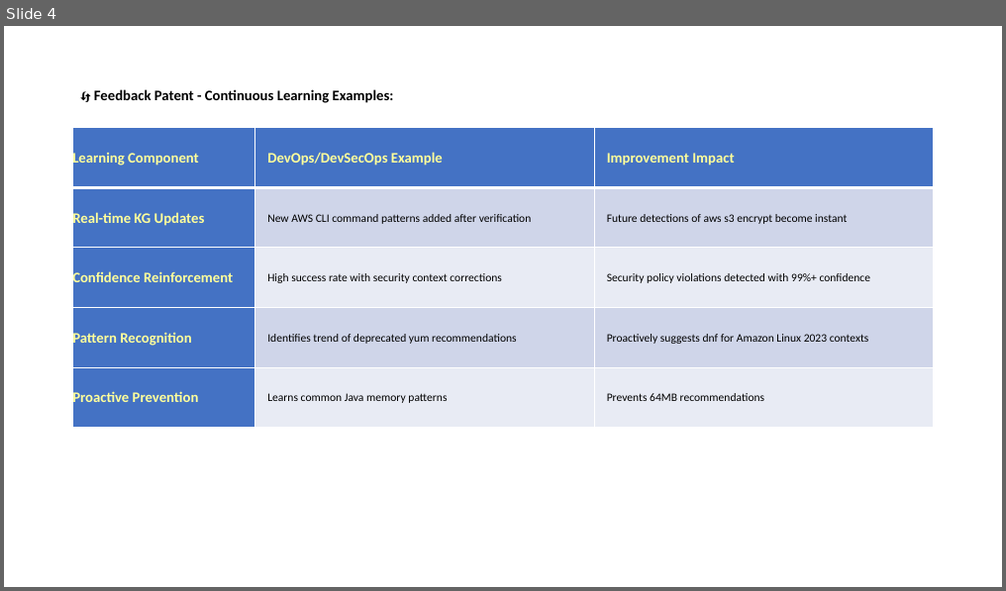
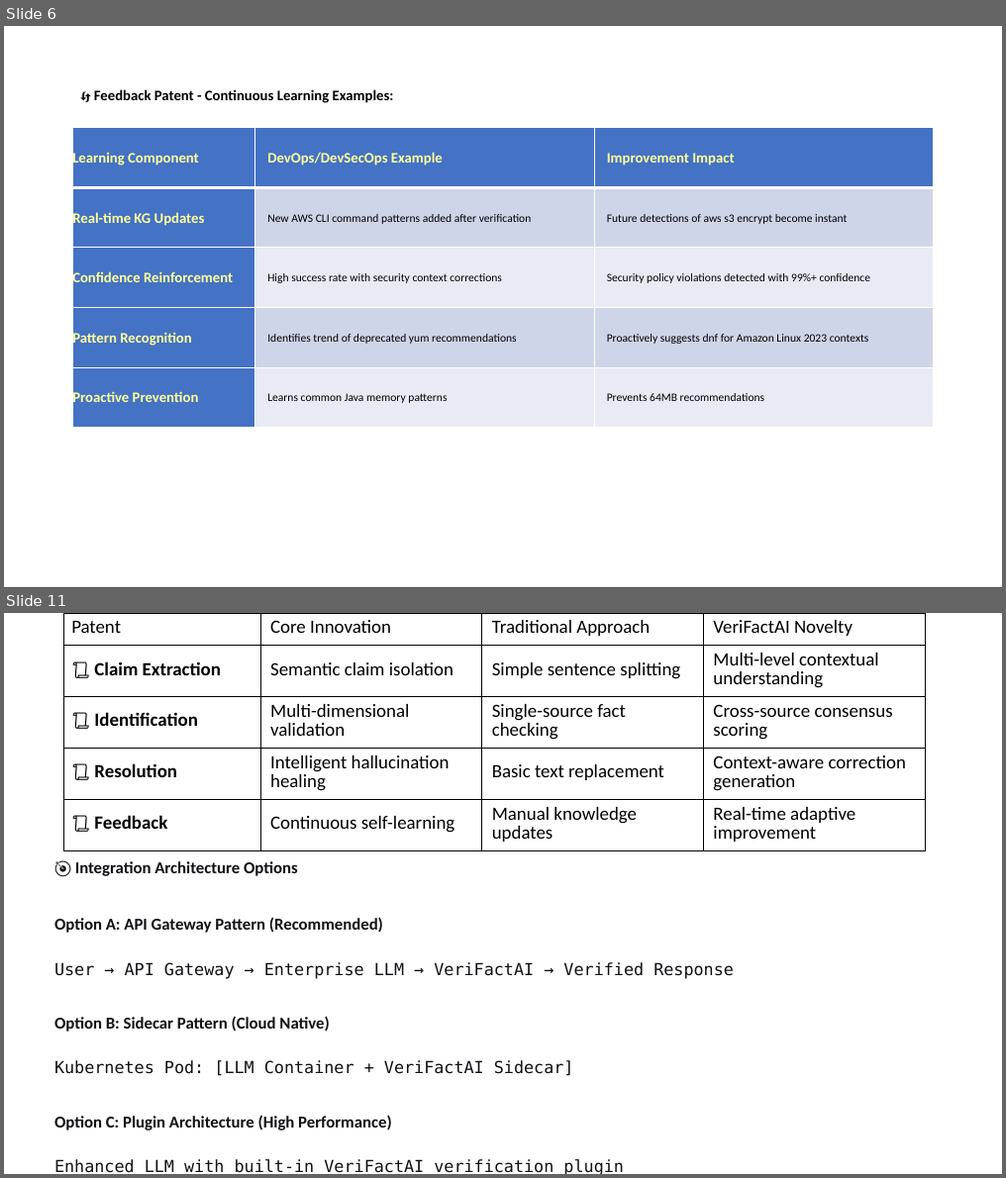
Before and after one commit to KamleshKG/hello_world_app, a slide deck: VeriFactAI-Presentation.pptx. Shown one above the other, each under a label of ours: slide 4 before the commit, slides 6 and 11 after it; the slides between them are not shown. The pictures are 1006x591 and 1006x1178 pixels, drawn with LibreOffice and Linux fonts; fonts in the diff are those of the drawing. Boxes give left, top, right and bottom in pixels: in the first picture for what was removed or moved away, otherwise in the second. Text is boxed around its words. In the diff, an @@ line names an element or a change of style, - is before the commit and + after.

```diff
--- a/VeriFactAI-Presentation.pptx
+++ b/VeriFactAI-Presentation.pptx
@@ slide 11 added at [4, 613, 1002, 1174], background #FFFFFF @@
@@ table added at [63, 613, 925, 854], 5 rows, 4 columns @@
+Patent | Core Innovation | Traditional Approach | VeriFactAI Novelty
+📜 Claim Extraction | Semantic claim isolation | Simple sentence splitting | Multi-level contextual understanding
+📜 Identification | Multi-dimensional validation | Single-source fact checking | Cross-source consensus scoring
+📜 Resolution | Intelligent hallucination healing | Basic text replacement | Context-aware correction generation
+📜 Feedback | Continuous self-learning | Manual knowledge updates | Real-time adaptive improvement
@@ text added at [54, 861, 734, 1174], 16 pt, text #0F1115 @@
+🎯 Integration Architecture Options
+Option A: API Gateway Pattern (Recommended)
+User → API Gateway → Enterprise LLM → VeriFactAI → Verified Response
+Option B: Sidecar Pattern (Cloud Native)
+Kubernetes Pod: [LLM Container + VeriFactAI Sidecar]
+Option C: Plugin Architecture (High Performance)
+Enhanced LLM with built-in VeriFactAI verification plugin
@@ what was slide 4 is now slide 6 @@
```
Also in this commit, not shown: 2 slides changed, 4 other slides added.
